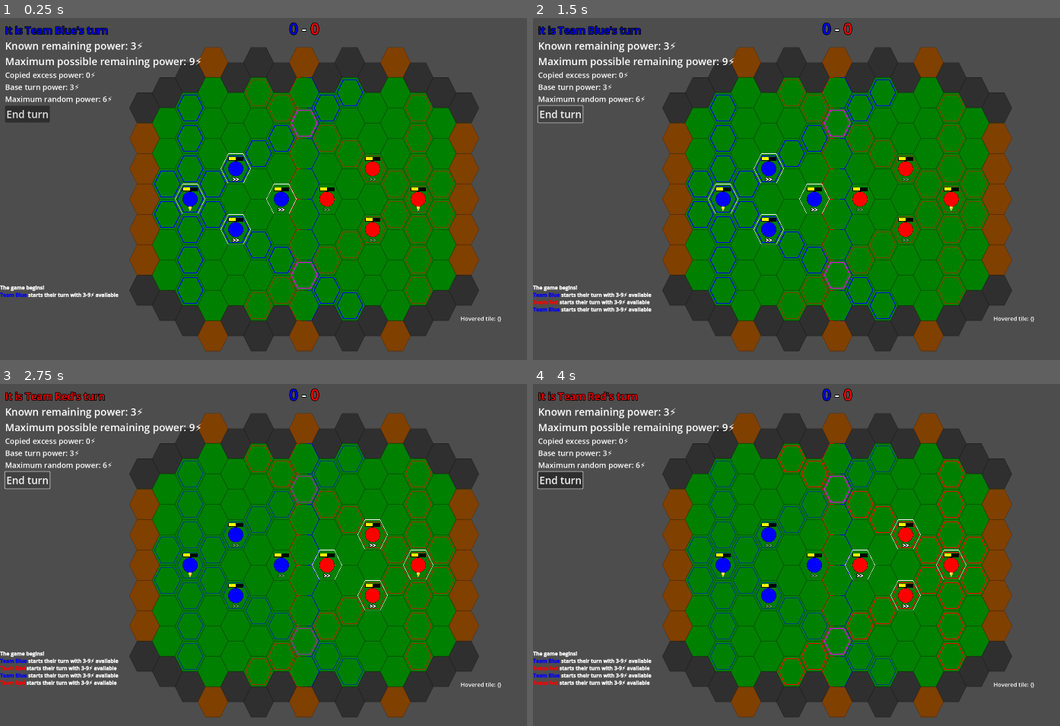
Above: before the commit, frames 1-4 (two rows, left to right).
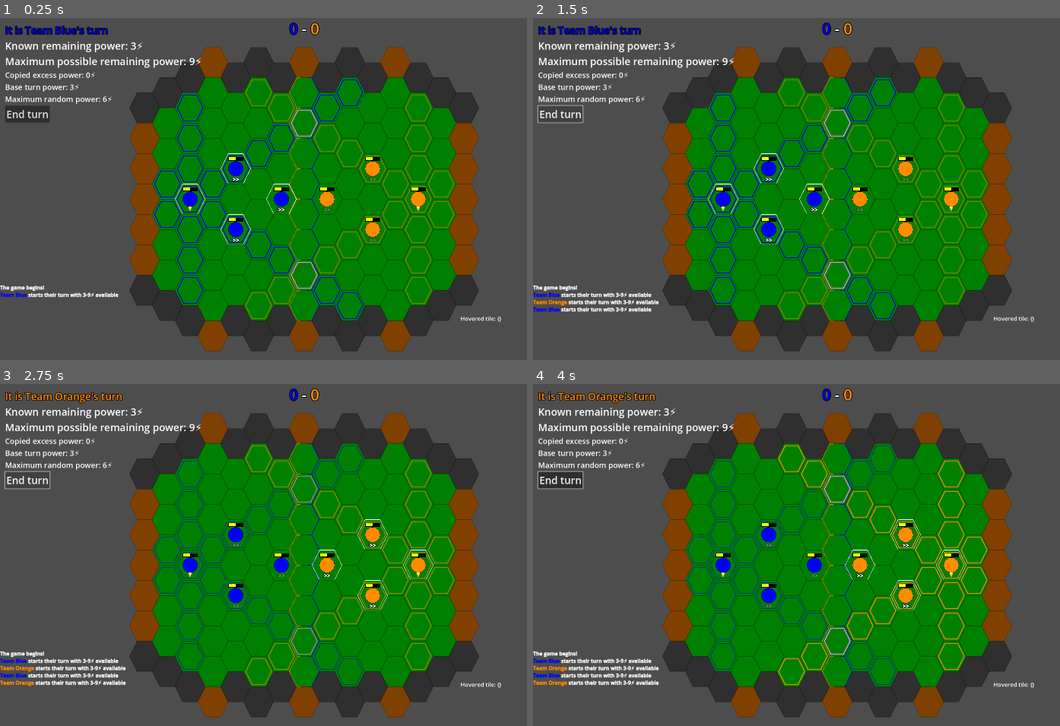
Above: after the commit, the same moments.

Repository: devencire/godot-conduit
Game: Godot game, scene res://scenes/world.tscn
Same seed, same stepped clock (60 frames per second), same inputs: the game is played once before the commit and once after it.
Inputs (mouse positions are in pixels of both pictures, inside the frame that each line leads up to):
- Up to frame 1 (0.25 s): no input
- Up to frame 2 (1.5 s): click "End turn" at 0.5 s; click "End turn" at 1.25 s
- Up to frame 3 (2.75 s): click "End turn" at 2 s
- Up to frame 4 (4 s): move the mouse to (722, 575) at 2.77 s; click (722, 575) at 2.92 s; move the mouse to (770, 544) at 3.52 s; click (770, 544) at 3.67 s

The runs differ from the first frame. In frame 1, 1.5% of the frame differs, in the area x 46-87%, y 1-89%; in frame 2, 1.7%; in frame 3, 2.3%; in frame 4, 2.4%, in the area x 0-87%, y 1-89%.

Commit message:
change team two to be orange
to free up using red for some other things

Diff:
--- a/scenes/world.tscn
+++ b/scenes/world.tscn
@@ -88,7 +88,7 @@
 format = 2
 
 [node name="TeamTwoBoundary" type="TileMap" parent="RoundRoot/Arena/TravelBoundaries"]
-modulate = Color(1, 0, 0, 1)
+modulate = Color(1, 0.54902, 0, 1)
 tile_set = SubResource("TileSet_ce3eq")
 format = 2
 
--- a/scripts/Constants.gd
+++ b/scripts/Constants.gd
@@ -15,15 +15,15 @@
 	if team == Constants.Team.ONE:
 		return 'Blue'
 	elif team == Constants.Team.TWO:
-		return 'Red'
+		return 'Orange'
 	return 'None'
 
 static func team_color(team: Team) -> Color:
 	if team == Constants.Team.ONE:
 		return Color(0, 0, 1)
 	elif team == Constants.Team.TWO:
-		return Color(1, 0, 0)
-	return Color(1, 0, 1)
+		return Color(1, 0.55, 0)
+	return Color(1, 0.55, 1)
 
 static func other_team(team: Team) -> Team:
 	if team == Team.ONE:
--- a/scripts/TravelBoundaries.gd
+++ b/scripts/TravelBoundaries.gd
@@ -29,10 +29,10 @@
 		tile_atlas_coords = TEAM_TWO_BOUNDARY_TILE
 
 	boundary_tilemap.clear()
+	boundary_tilemap.modulate = Constants.team_color(team)
 
 	while arena_tilemap.is_cell_pathable(Vector2i(next_cell.x - 1, next_cell.y - 1)):
 		next_cell = Vector2i(next_cell.x - 1, next_cell.y - 1)
-	print('team ', team, ' start_cell ', next_cell)
 
 	while arena_tilemap.is_cell_pathable(next_cell):
 		boundary_tilemap.set_cell(0, next_cell, 0, tile_atlas_coords)
